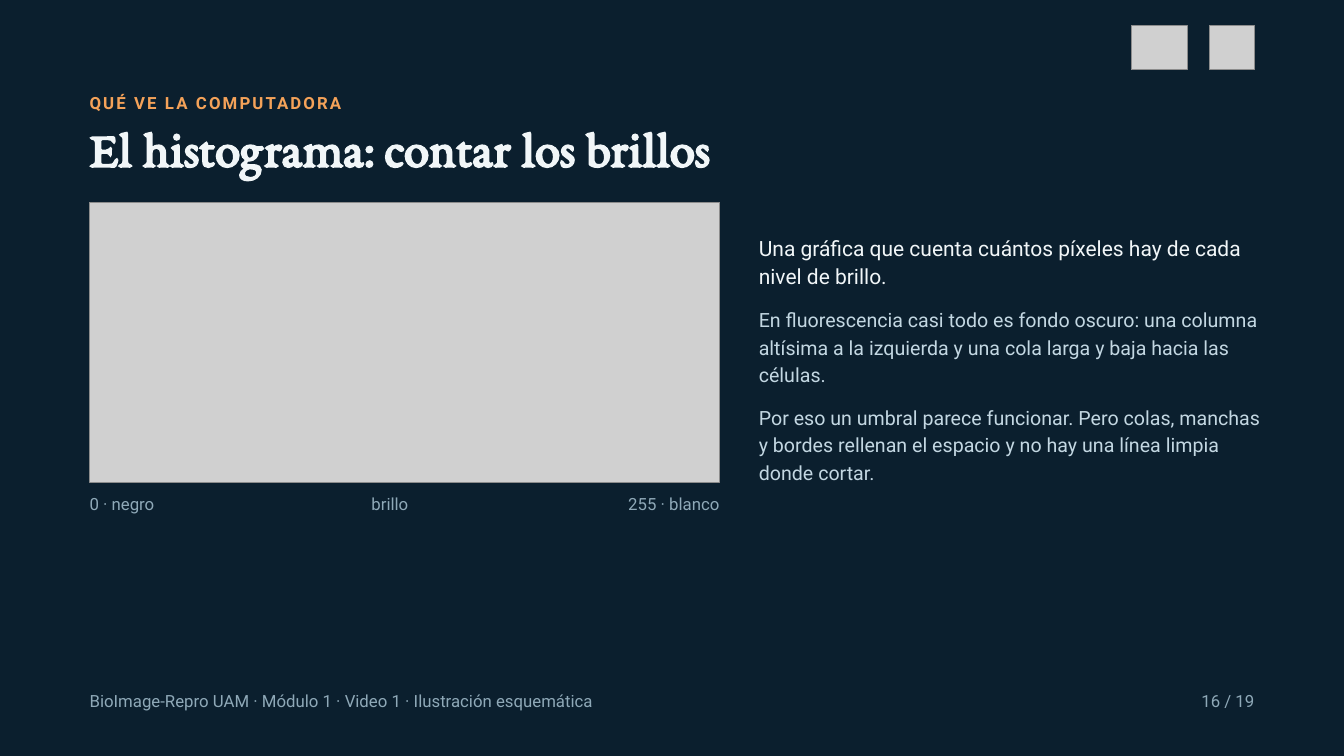
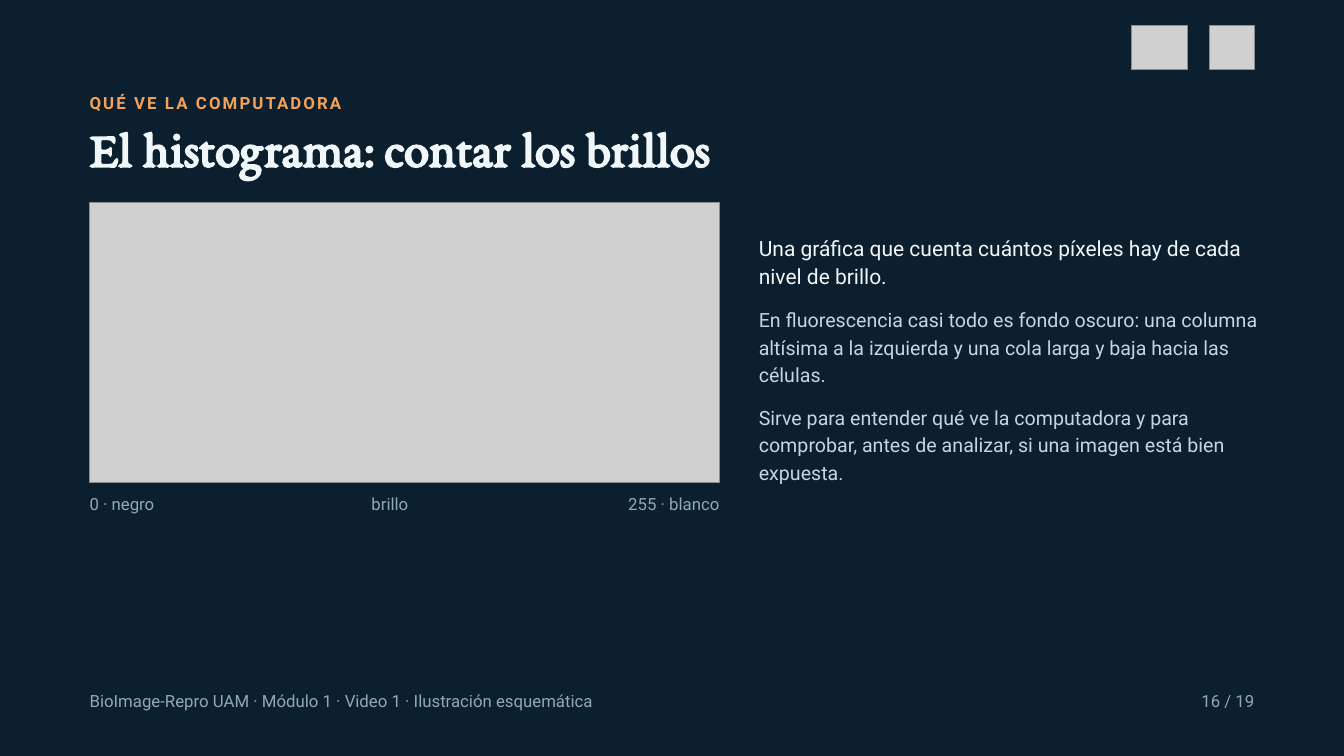
Before and after one commit to ErickJester/image-bio-pro, a slide deck: slide 16 of docs/capacitacion/guion youtube/modulo-1-el-problema-y-las-bases/video-1-el-problema-y-la-imagen-digital/Image Bio Pro · Módulo 1 · Video 1 El problema y la imagen digital.pptx. Drawn at 1344x756 pixels with LibreOffice and Linux fonts; fonts in the diff are those of the drawing; grey boxes stand for pictures. Boxes give left, top, right and bottom in pixels: in the first picture for what was removed or moved away, otherwise in the second. Text is boxed around its words. In the diff, an @@ line names an element or a change of style, - is before the commit and + after.

```diff
--- a/docs/capacitacion/guion youtube/modulo-1-el-problema-y-las-bases/video-1-el-problema-y-la-imagen-digital/Image Bio Pro · Módulo 1 · Video 1 El problema y la imagen digital.pptx
+++ b/docs/capacitacion/guion youtube/modulo-1-el-problema-y-las-bases/video-1-el-problema-y-la-imagen-digital/Image Bio Pro · Módulo 1 · Video 1 El problema y la imagen digital.pptx
@@ text at box(759, 410, 1224, 484): text changed @@
-Por eso un umbral parece funcionar. Pero colas, manchas y bordes rellenan el espacio y no hay una línea limpia donde cortar.
+Sirve para entender qué ve la computadora y para comprobar, antes de analizar, si una imagen está bien expuesta.
```
Also in this commit, not shown: 5 other slides changed, 18 other files.
